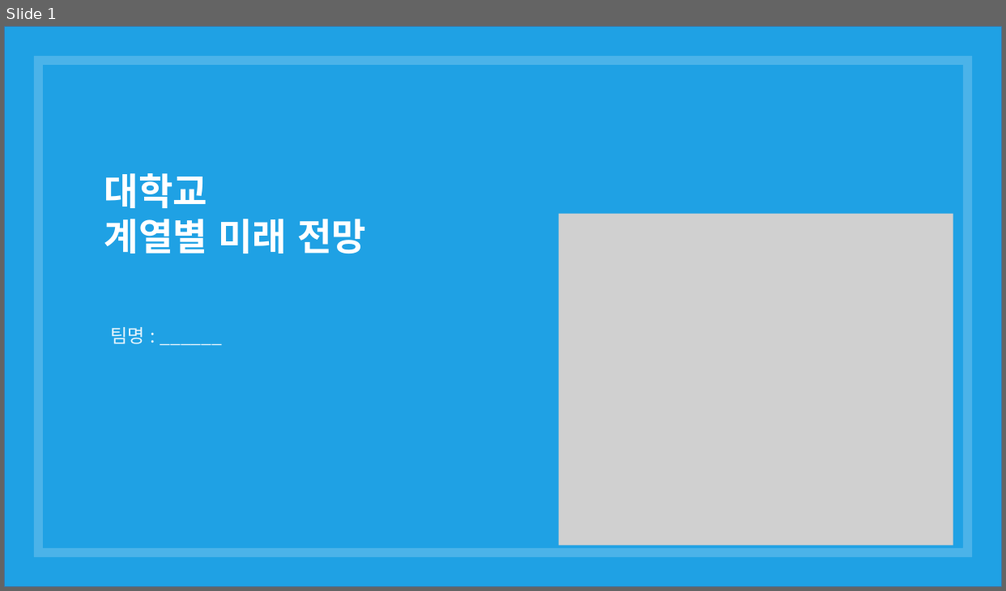
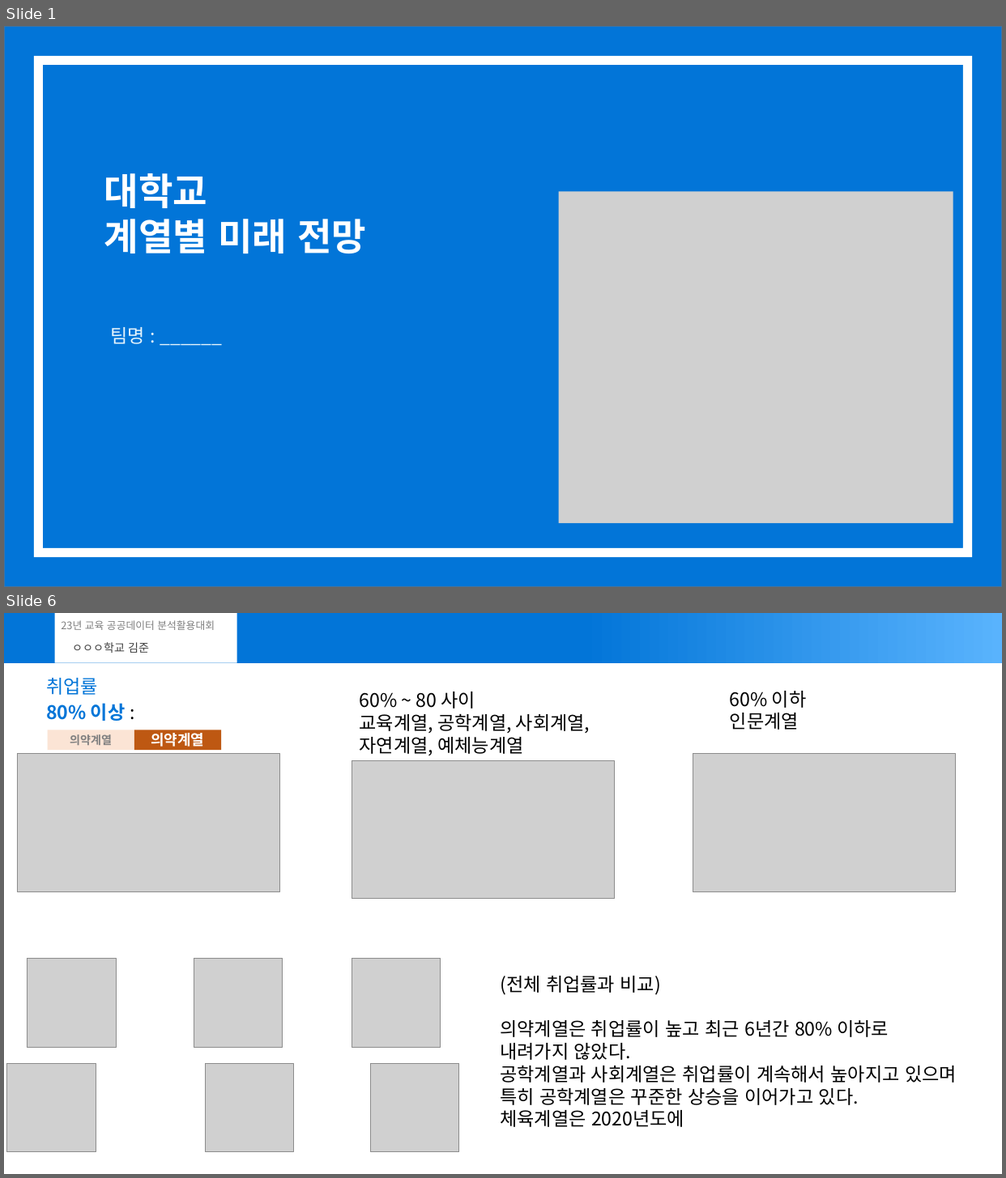
Before and after one commit to joon-11/23_dataAnalisysContestProject, a slide deck: submit.pptx. Shown one above the other, each under a label of ours: slide 1 before the commit, slides 1 and 6 after it; the slides between them are not shown. The pictures are 1006x591 and 1006x1178 pixels, drawn with LibreOffice and Linux fonts; fonts in the diff are those of the drawing; grey boxes stand for pictures. Boxes give left, top, right and bottom in pixels: in the first picture for what was removed or moved away, otherwise in the second. Text is boxed around its words. In the diff, an @@ line names an element or a change of style, - is before the commit and + after.

```diff
--- a/submit.pptx
+++ b/submit.pptx
@@ slide 6 added at (4,613,1002,1174), background #FFFFFF @@
@@ rectangle added at (4,613,1002,663), fill gradient #0275D8 to #59B3FD @@
@@ rectangle added at (55,613,237,663), fill #FFFFFF @@
@@ text added at (61,620,215,630), 10 pt, text #808080 @@
+23년 교육 공공데이터 분석활용대회
@@ text added at (72,642,149,653), 11 pt, text #404040 @@
+ㅇㅇㅇ학교 김준
@@ text added at (46,678,98,695), 18 pt, text #0275D8 @@
+취업률
@@ text added at (46,703,126,721), 18 pt, text #0275D8, bold @@
+80% 이상 :
@@ text added at (360,692,590,756), 18 pt, text #000000 @@
+60% ~ 80 사이
+교육계열, 공학계열, 사회계열, 자연계열, 예체능계열
@@ text added at (730,691,807,730), 18 pt, text #000000 @@
+60% 이하
+인문계열
@@ rectangle added at (48,730,134,750), fill #FBE4D5, 11 pt, text #808080, bold @@
+의약계열
@@ rectangle added at (134,730,221,750), fill #BE5812, 14 pt, text #FFFFFF, bold @@
+의약계열
@@ picture added at (17,754,279,892) @@
@@ picture added at (692,754,956,892) @@
@@ picture added at (352,760,615,899) @@
@@ picture added at (27,958,116,1047) @@
@@ picture added at (194,958,283,1047) @@
@@ picture added at (352,958,441,1047) @@
@@ text added at (500,976,957,1127), 18 pt, text #000000 @@
+(전체 취업률과 비교)
+의약계열은 취업률이 높고 최근 6년간 80% 이하로 내려가지 않았다.
+공학계열과 사회계열은 취업률이 계속해서 높아지고 있으며 특히 공학계열은 꾸준한 상승을 이어가고 있다.
+체육계열은 2020년도에
@@ picture added at (7,1063,96,1152) @@
@@ picture added at (206,1063,294,1152) @@
@@ picture added at (371,1063,459,1152) @@
@@ slide 1 changed as well @@
@@ rectangle at (4,26,1002,587): fill #1FA1E4 to #0275D8 @@
@@ freeform shape at (34,56,973,557): fill #FFFFFF at 20% opacity to #FFFFFF @@
@@ picture: place and size @@
-picture at (559,214,953,546)
+picture at (559,191,953,524)
```
Also in this commit, not shown: 3 other slides changed, 2 other slides added, 1 slide removed.
